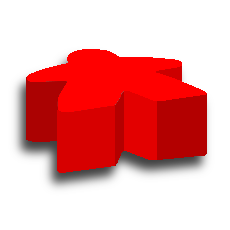
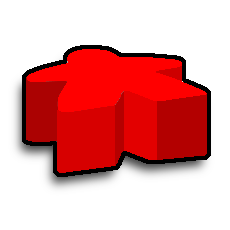
Two versions of the same layered image (230x230). Layer-by-layer changes:
added layer "Outline" above "Combined" over [22, 45, 211, 177]
moved "Combined" above "Drop Shadow" over [26, 49, 207, 173]
moved "Drop Shadow" above "Border" over [22, 46, 211, 177]
